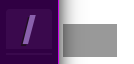
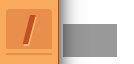
Layers edited between the first and the second w=134, h=64 image:
added group "orange" with 5 layers above "purple" over [0, 0, 59, 64]
added layer "root #1" in group "orange" over [22, 15, 36, 45]
added layer "root shadow #1" in group "orange" over [23, 17, 37, 47]
added layer "box #1" (30%) in group "orange" over [6, 9, 52, 55]
added layer "bar #1" in group "orange" over [0, 0, 58, 64]
added layer "bar edge #1" in group "orange" over [1, 0, 59, 64]
hid group "purple" (5 layers) over [0, 0, 59, 64]
renamed "sidebar shadow" to "shadow", painted on it over [0, 0, 59, 64]
